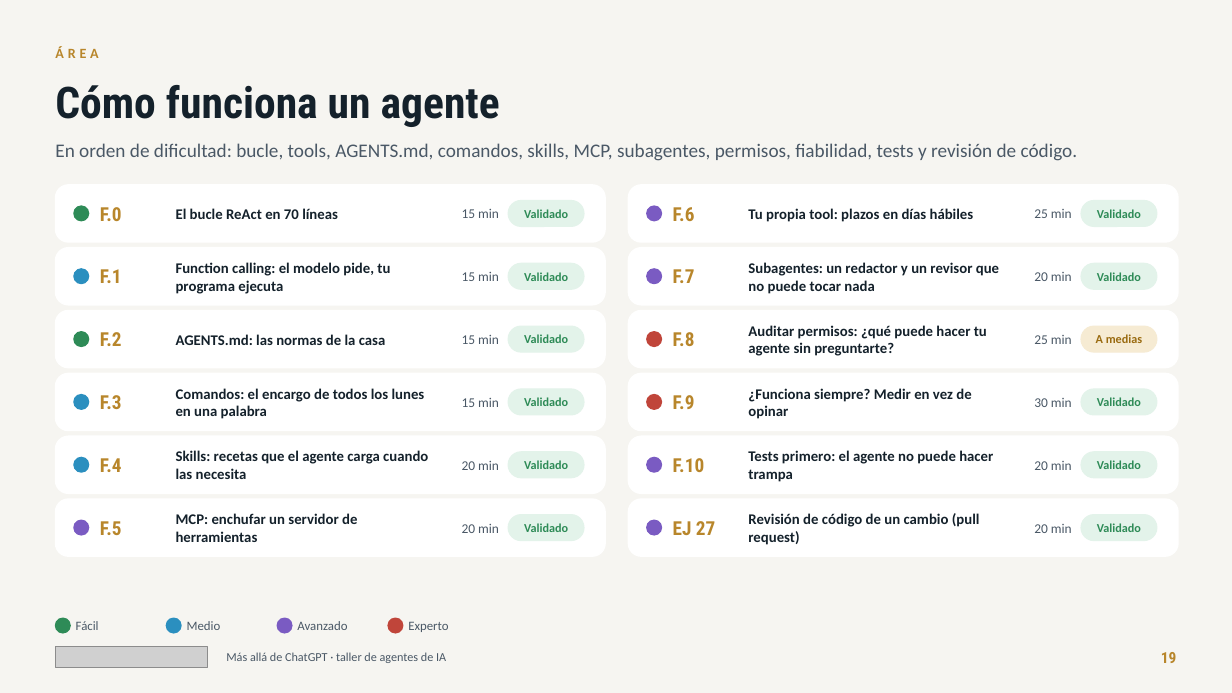
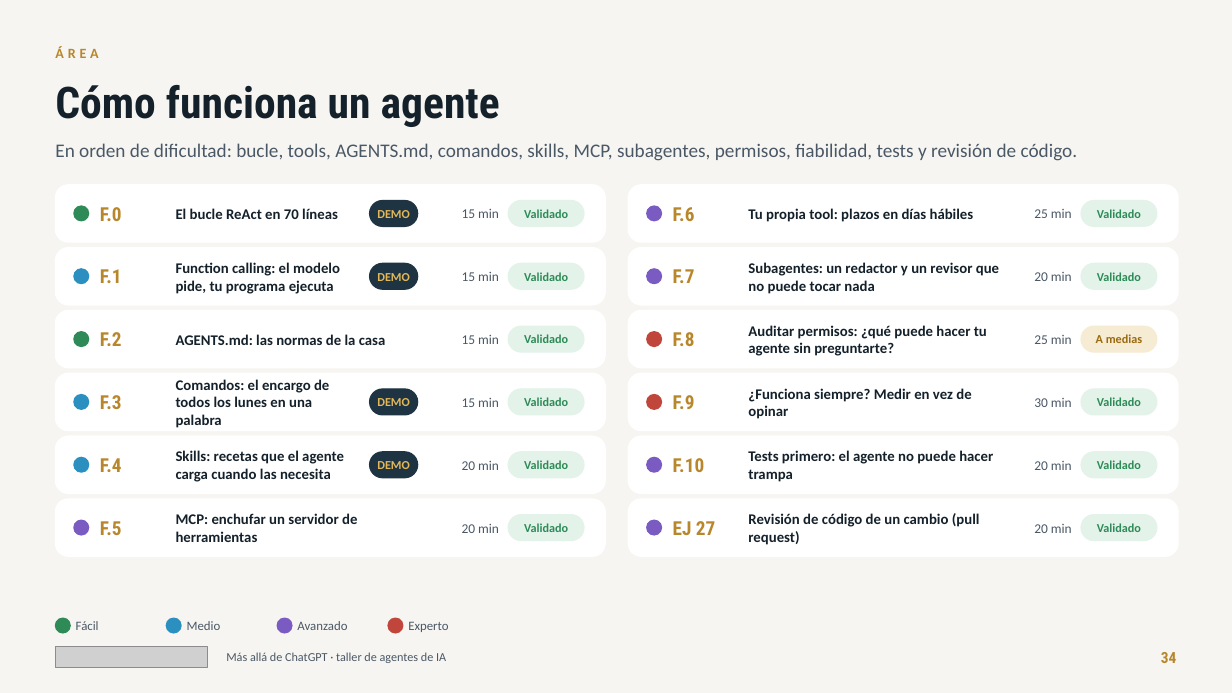
Before and after one commit to jlasherasTracasa/taller_semana_ia_2026, a slide deck: slide 34 of presentacion/taller-agentes-ia.pptx (slide 19 before the commit). Drawn at 1232x693 pixels with LibreOffice and Linux fonts; fonts in the diff are those of the drawing; grey boxes stand for pictures. Boxes give left, top, right and bottom in pixels: in the first picture for what was removed or moved away, otherwise in the second. Text is boxed around its words. In the diff, an @@ line names an element or a change of style, - is before the commit and + after.

Commit message:
Presentación: historia y teoría, una diapositiva por pieza con su ejercicio, demos y plan del día
- Nuevo bloque «Cómo hemos llegado aquí»: dos líneas de tiempo (1950-2016 y 2017-2026) y teoría en lenguaje llano
  (qué es un modelo de lenguaje, cómo aprende, el contexto).
- Una diapositiva por pieza con su ejercicio y un sello DEMO EN DIRECTO o PRÁCTICA: ReAct, tools, AGENTS.md,
  comandos, skills, MCP, subagentes y permisos.
- Al principio: demos y prácticas, el plan de hoy (qué demo va en cada momento), preparar el ordenador en Windows,
  modo interactivo y plan B.
- «Lo que aprendimos» reescrito en sencillo (qué pasó, por qué, qué hacemos ahora) y un caso nuevo: mismo encargo,
  distinto resultado.
- EJ 07: el encargo dice qué hacer con un correo legítimo que trae instrucciones ocultas (3 de 3 con GLM).
- taller.py lanzar cambia a otro modelo gratuito si el actual llega a su límite de uso.

```diff
--- a/presentacion/taller-agentes-ia.pptx
+++ b/presentacion/taller-agentes-ia.pptx
@@ rounded rectangle added at (370, 201, 418, 226), fill #1E3442, outline #1E3442 1 pt @@
@@ text added at (377, 210, 409, 218), 9.5 pt, text #E4B858, bold @@
+DEMO
@@ text "Function calling: el modelo pide, ..." rewrapped from (176, 262, 390, 294) to (176, 262, 340, 294) @@
@@ rounded rectangle added at (370, 263, 418, 289), fill #1E3442, outline #1E3442 1 pt @@
@@ text added at (377, 273, 409, 281), 9.5 pt, text #E4B858, bold @@
+DEMO
@@ text "Comandos: el encargo de todos ..." rewrapped from (176, 388, 425, 419) to (176, 379, 329, 428) @@
@@ rounded rectangle added at (370, 389, 418, 415), fill #1E3442, outline #1E3442 1 pt @@
@@ text added at (377, 398, 409, 406), 9.5 pt, text #E4B858, bold @@
+DEMO
@@ text "Skills: recetas que el agente ..." rewrapped from (176, 450, 428, 479) to (176, 450, 344, 482) @@
@@ rounded rectangle added at (370, 452, 418, 478), fill #1E3442, outline #1E3442 1 pt @@
@@ text added at (377, 461, 409, 469), 9.5 pt, text #E4B858, bold @@
+DEMO
@@ text at (1161, 652, 1177, 663): text changed @@
-19
+34
```
Also in this commit, not shown: 28 other slides changed, 19 slides added, 3 slides removed, 6 other files.
